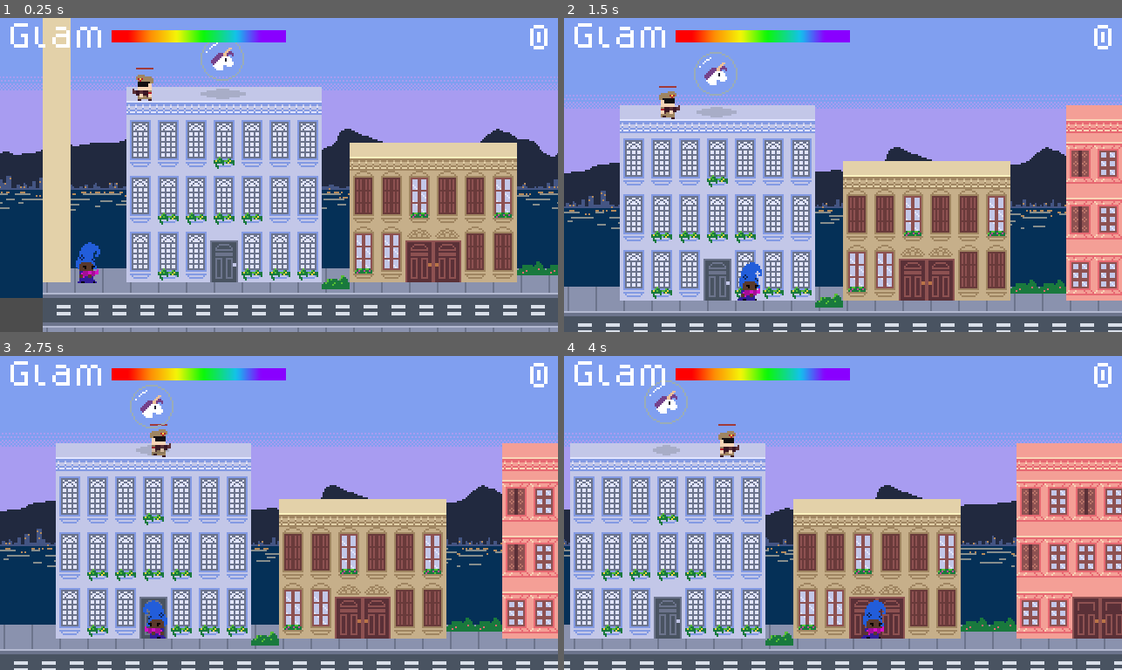
Above: before the commit, frames 1-4 (two rows, left to right).
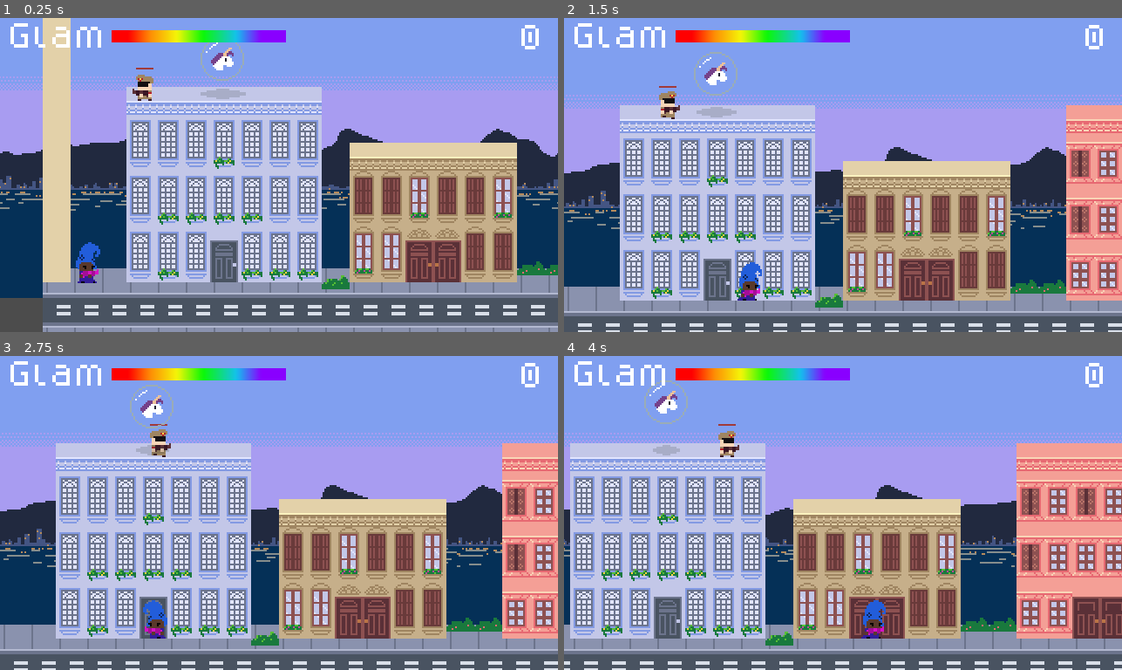
Above: after the commit, the same moments.

Repository: hamiltonromualdo/bring-ur-glam
Game: Godot game, scene res://src/Levels/Playground.tscn
Same seed, same stepped clock (60 frames per second), same inputs: the game is played once before the commit and once after it. This scene is started directly instead of the project's main scene. Sound files missing from this copy of the repository are replaced by a short silence.
Inputs (mouse positions are in pixels of both pictures, inside the frame that each line leads up to):
- Up to frame 1 (0.25 s): no input
- Up to frame 2 (1.5 s): tap Enter (ui_accept) at 0.5, 0.77 s; move the mouse to (965, 159) at 0.52 s; hold Right (ui_right) from 0.53 s (still down); move the mouse to (731, 190) at 1.27 s
- Up to frame 3 (2.75 s): tap Enter (ui_accept) at 1.52 s; move the mouse to (334, 443) at 2.02 s; release Right (ui_right) at 2.03 s; hold Left (ui_left) from 2.03 s (still down)
- Up to frame 4 (4 s): move the mouse to (815, 575) at 2.77 s; release Left (ui_left) at 2.78 s; hold Right (ui_right) from 2.78 s (still down); tap Enter (ui_accept) at 3.02, 3.77 s; move the mouse to (1010, 560) at 3.52 s

The runs differ from the first frame. In frame 1, 0.2% of the frame differs, in the area x 93-99%, y 2-10%; in frame 2, 0.2%; in frame 3, 0.2%; in frame 4, 0.2%.

Commit message:
Score to kinda of blink when increased

Diff:
--- a/bring_ur_glam/src/UserInterface/HUD.gd
+++ b/bring_ur_glam/src/UserInterface/HUD.gd
@@ -15,6 +15,9 @@
 
 func update_score() -> void:
     $ScoreLabel.text = str(PlayerData.score)
+    $Tween.interpolate_property($ScoreLabel, "rect_scale", Vector2(1, 1), Vector2(1.1, 1.1), 0.1, Tween.TRANS_LINEAR, Tween.EASE_OUT)
+    $Tween.interpolate_property($ScoreLabel, "rect_scale", Vector2(1.1, 1.1), Vector2(1, 1), 0.1, Tween.TRANS_LINEAR, Tween.EASE_IN, 0.1)
+    $Tween.start()
 
 
 func update_hp() -> void:
--- a/bring_ur_glam/src/UserInterface/HUD.tscn
+++ b/bring_ur_glam/src/UserInterface/HUD.tscn
@@ -11,9 +11,9 @@
 [node name="ScoreLabel" type="Label" parent="."]
 anchor_left = 1.0
 anchor_right = 1.0
-margin_left = -63.0
+margin_left = -68.0
 margin_top = 4.0
-margin_right = -4.0
+margin_right = -9.0
 margin_bottom = 20.0
 theme = ExtResource( 1 )
 text = "0"
@@ -43,3 +43,5 @@
 [node name="PauseOverlay" parent="." instance=ExtResource( 4 )]
 pause_mode = 2
 visible = false
+
+[node name="Tween" type="Tween" parent="."]
